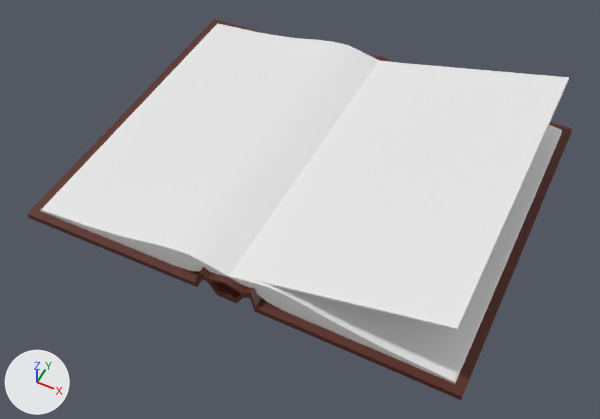
One commit to the FBX model data/model/room/fbx/Book.fbx: the scene before it, then after it.
Before and after are seen from a 50 mm camera at (12.2, -25.8, 28.0) aimed at (0.4, -2.3, -1.4). Lighting does not change. The marker at lower left points along +X, +Y and +Z. Where no turn or scale is listed for an object, it has been applied to the vertices.

The first picture shows 'BookCover', 'Page'.
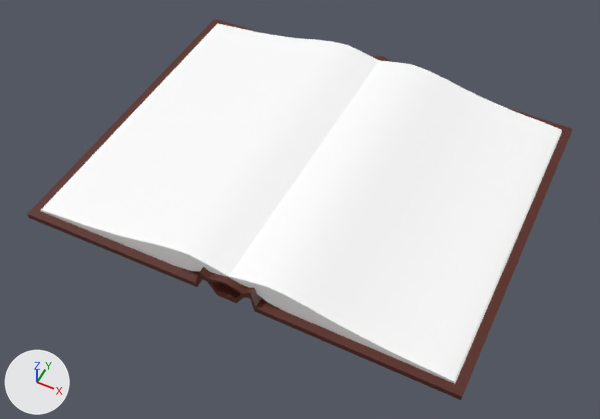
What changed in the scene script:
```text
Change mat_paper:
    mat_paper.base_color: (0.8, 0.8, 0.8) -> (1.0, 1.0, 1.0)  # white #e7e7e7 -> white #ffffff
Change ob_page:
    ob_page.rotation_euler: (1.571, 1.326, 0.0) -> (1.571, 1.658, 0.0)  # degrees (90, 76, 0) -> degrees (90, 95, 0)
```

Pixel boxes [x1, y1, x2, y2] of what changed, in the pictures (600 x 419 px):
'BookCover', recoloured: [39, 22, 573, 385] in both
'Page', turned (not visible afterwards): before [236, 61, 569, 330]
